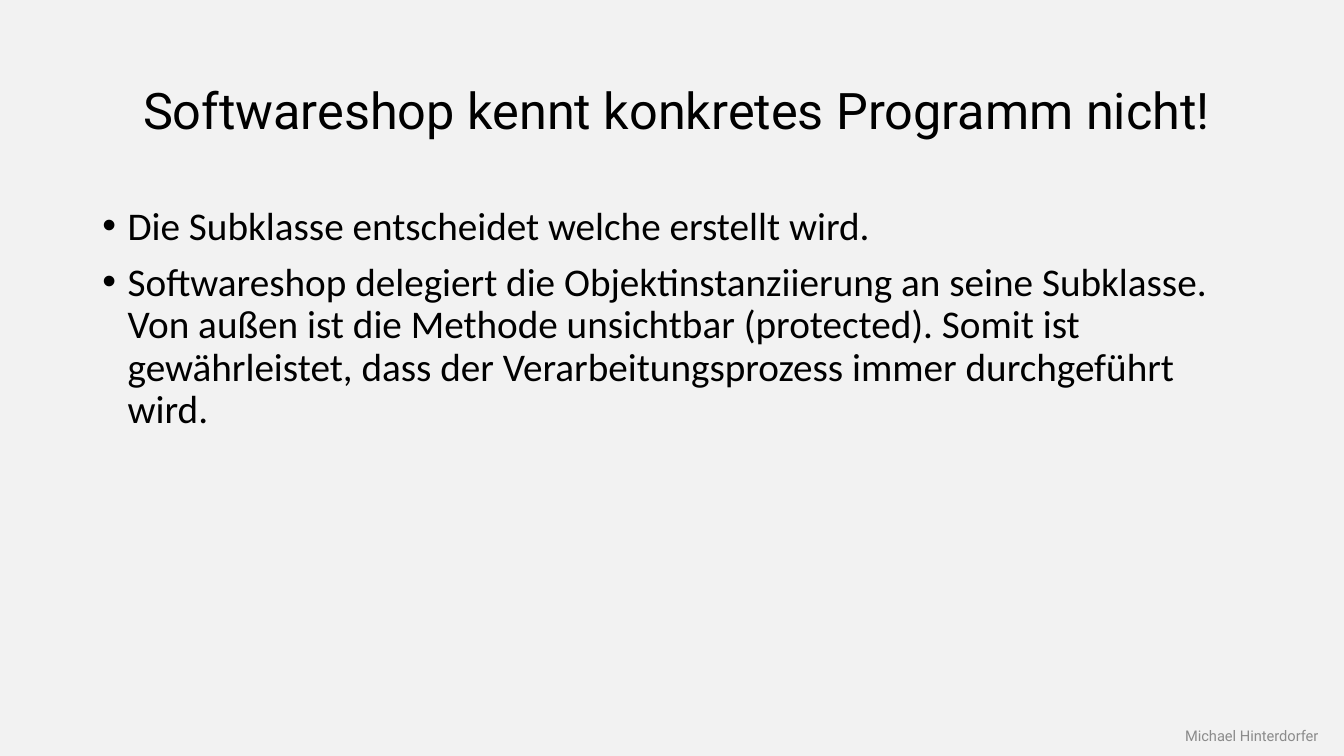
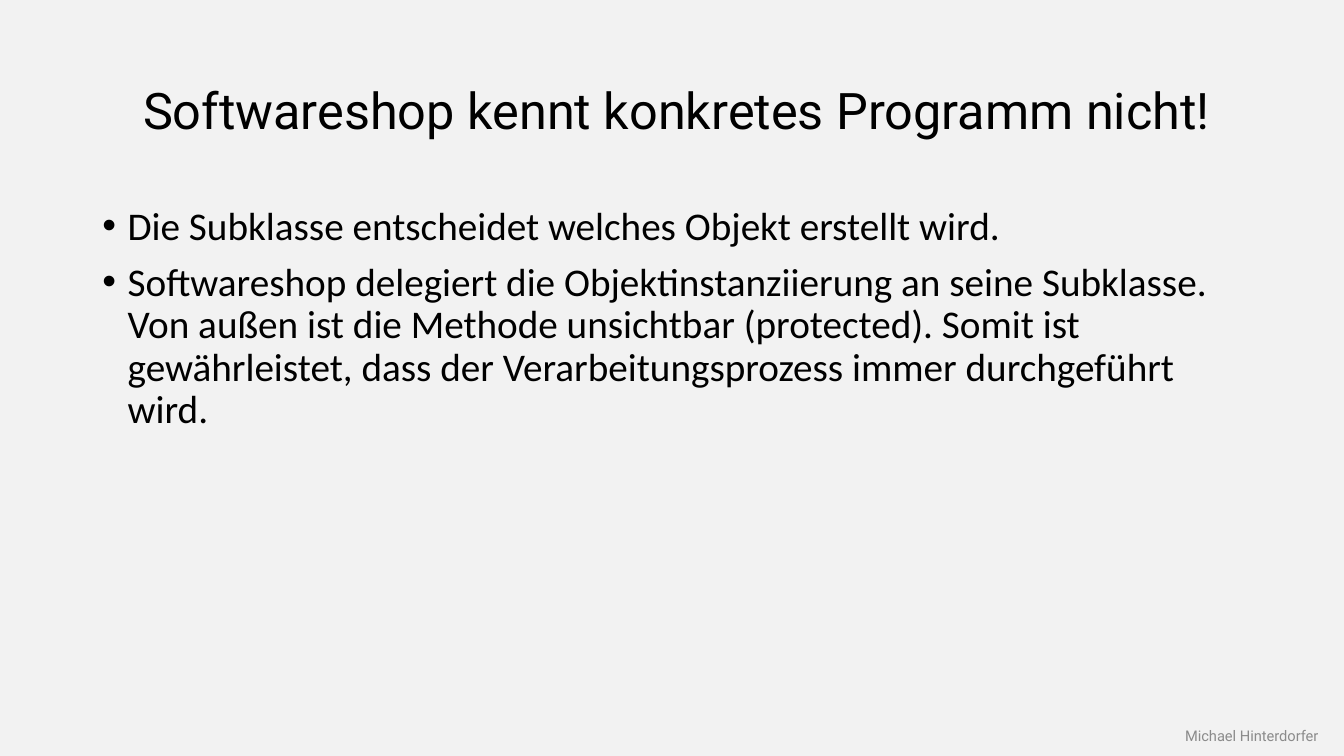
Before and after one commit to mhinterdorfer/FactoryMethod, a slide deck: slide 22 of Presentation/Präsentation.pptx. Drawn at 1344x756 pixels with LibreOffice and Linux fonts; fonts in the diff are those of the drawing. Boxes give left, top, right and bottom in pixels: in the first picture for what was removed or moved away, otherwise in the second. Text is boxed around its words. In the diff, an @@ line names an element or a change of style, - is before the commit and + after.

```diff
--- a/Presentation/Präsentation.pptx
+++ b/Presentation/Präsentation.pptx
@@ text at (128,212,1000,247): text changed @@
-• Die Subklasse entscheidet welche erstellt wird.
+• Die Subklasse entscheidet welches Objekt erstellt wird.
```
Also in this commit, not shown: 2 other slides changed.
